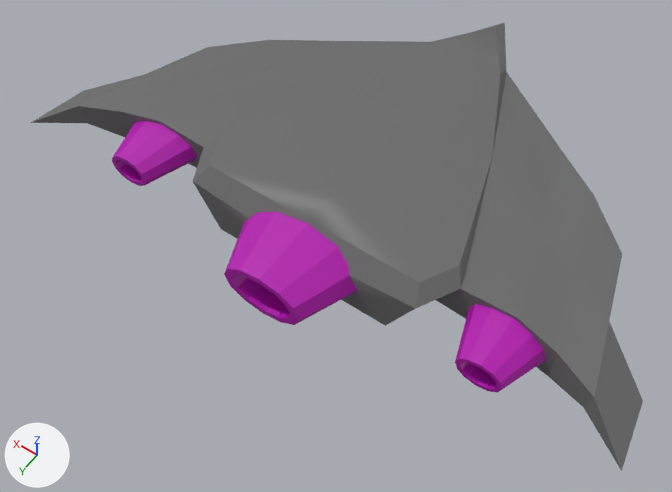
One commit to the FBX model Assets/Art/Models (FBX)/Gatling Enemy/GatlingEnemy_Body.fbx: the scene before it, then after it.
Rendered twice from a 50 mm lens placed at (-7.25, 11.85, 14.75), pointed at (0.13, 1.51, -1.51). Every picture has the same lights, and +X, +Y and +Z are marked at lower left. Where no turn or scale is listed for an object, it has been applied to the vertices.

Names of what the first picture shows: 'body', 'jet_main', 'jet_sides'.
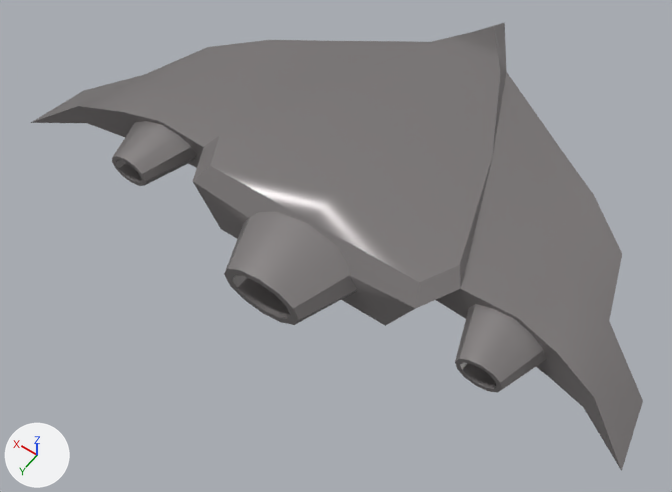
Where the newer file only moved an object's origin or applied its transform, the numbers keep the older frame.

Boxes (x1, y1, x2, y2) around the edits, measured in the pictures (672 x 492 px):
'body', recoloured, surface changed
    both: (120, 67, 637, 466)
'jet_main', recoloured, surface changed (pink to grey)
    both: (224, 212, 357, 325)
'jet_sides', recoloured, surface changed (pink to grey)
    both: (112, 121, 546, 393)

What changed in the scene script:
```text
Change mat_material_004:
    mat_material_004.base_color: (0.455, 0.0, 0.43) -> (0.426, 0.398, 0.0174)  # pink #b400af -> yellow #afa924
Change mat_material_001:
    mat_material_001.base_color: (0.147, 0.147, 0.147) -> (0.271, 0.254, 0.254)  # dark grey #6b6b6b -> grey #8e8a8a
    mat_material_001.roughness: 0.5 -> 0.364
    mat_material_001.metallic: 0.0 -> 0.545
Change me_cylinder_004:
    where me_cylinder_004.from_pydata(...)  # 96 vertices, 76 faces; spans x -0.94..9.64, y -0.64..0.64, z -0.44..0.44
    remove me_cylinder_004.materials.append(mat_material_004)  # pink #b400af
    add me_cylinder_004.materials.append(mat_material_001)  # grey #8e8a8a
Change me_cylinder_001:
    where me_cylinder_001.from_pydata(...)  # 48 vertices, 38 faces; spans x -1.76..1.76, y -1.02..1.02, z -0.69..0.69
    remove me_cylinder_001.materials.append(mat_material_004)  # pink #b400af
    add me_cylinder_001.materials.append(mat_material_001)  # grey #8e8a8a
```
